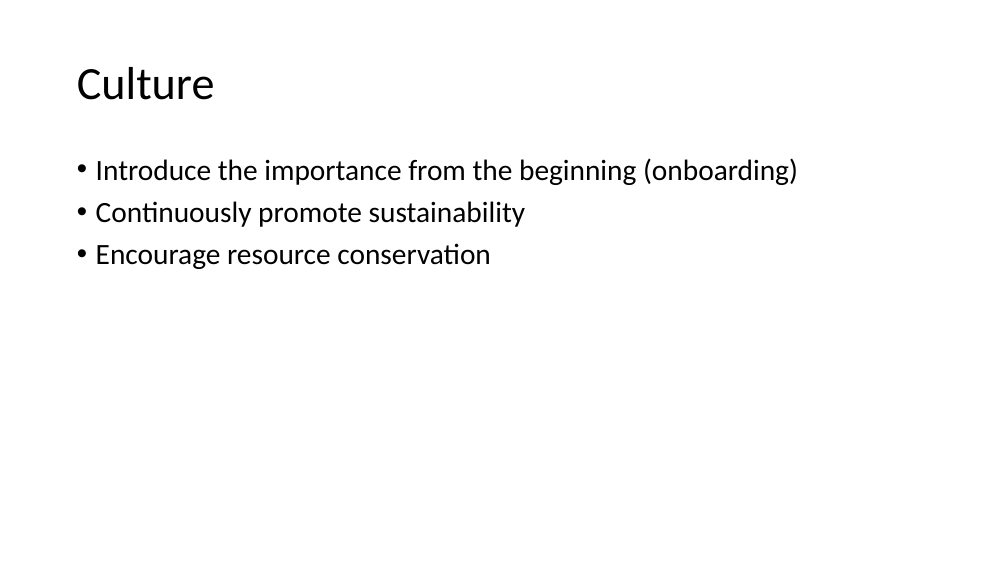
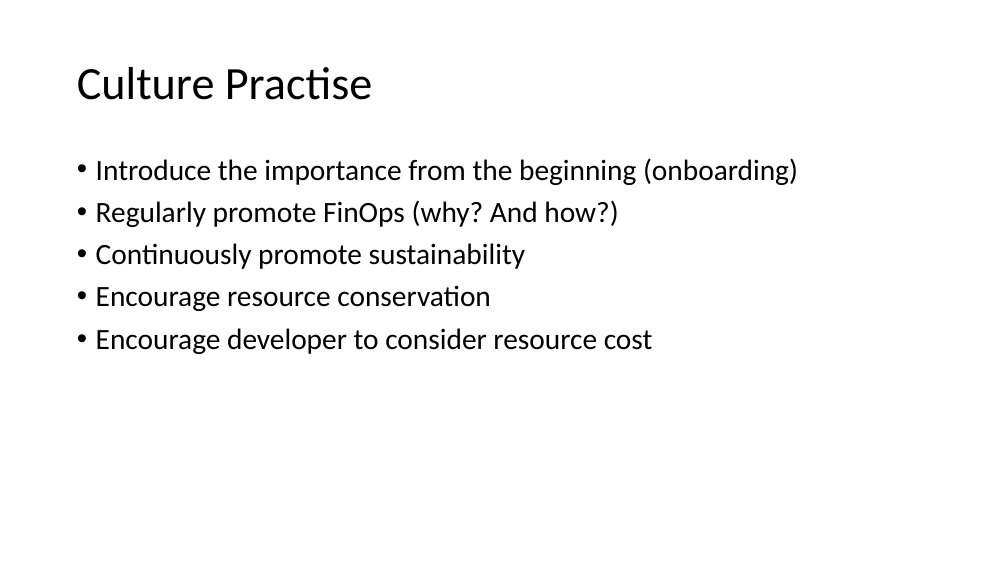
Before and after one commit to peterperov/MSFTCSA, a slide deck: slide 12 of 104-FinOps/Azure FinOps - Introduction.pptx (slide 10 before the commit). Drawn at 1008x567 pixels with LibreOffice and Linux fonts; fonts in the diff are those of the drawing. Boxes give left, top, right and bottom in pixels: in the first picture for what was removed or moved away, otherwise in the second. Text is boxed around its words. In the diff, an @@ line names an element or a change of style, - is before the commit and + after.

```diff
--- a/104-FinOps/Azure FinOps - Introduction.pptx
+++ b/104-FinOps/Azure FinOps - Introduction.pptx
@@ title at [77,67,372,100]: text changed @@
-Culture
+Culture Practise
@@ text at [96,200,618,227]: paragraph added @@
+• Regularly promote FinOps (why? And how?)
@@ text at [96,328,653,354]: paragraph added @@
+• Encourage developer to consider resource cost
```
Also in this commit, not shown: 10 other slides changed, 15 slides added.
